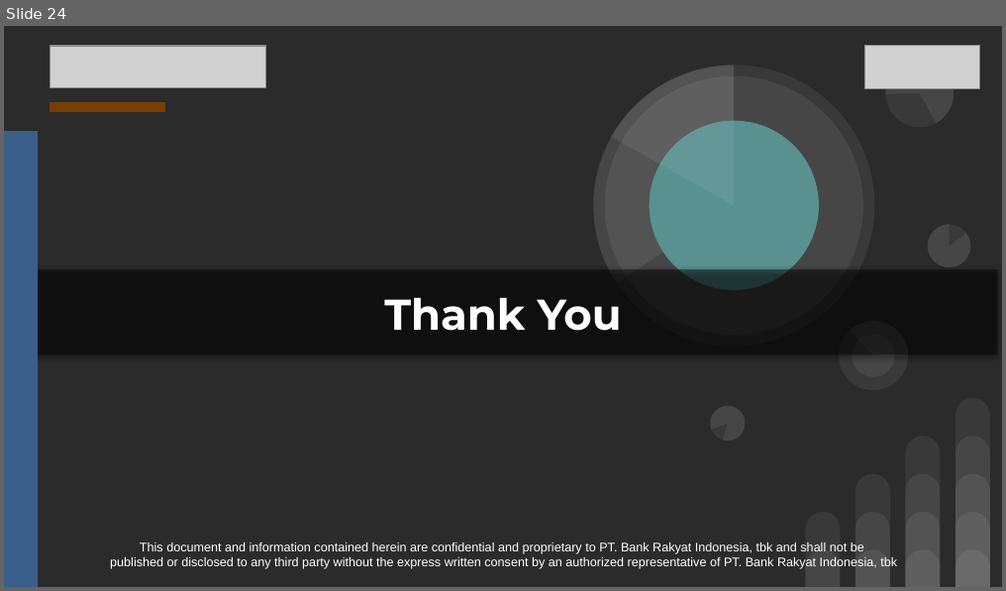
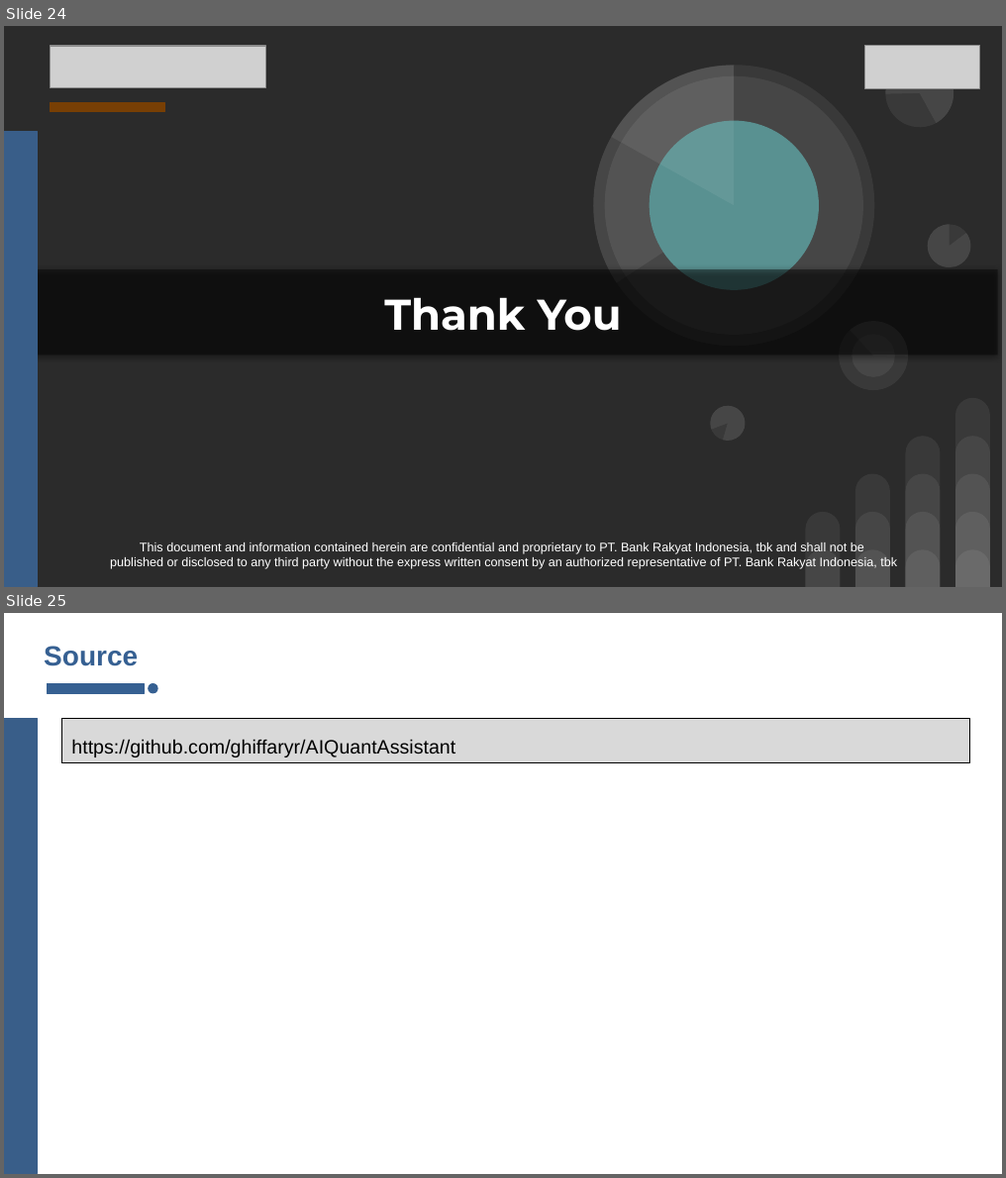
Before and after one commit to ghiffaryr/AIQuantAssistant, a slide deck: docs/PPT.pptx. Shown one above the other, each under a label of ours: slide 24 before the commit, slides 24 and 25 after it. The pictures are 1006x591 and 1006x1178 pixels, drawn with LibreOffice and Linux fonts; fonts in the diff are those of the drawing; grey boxes stand for pictures; background and template pictures are left out; a plain dark background stands for a picture behind light text. Boxes give left, top, right and bottom in pixels: in the first picture for what was removed or moved away, otherwise in the second. Text is boxed around its words. In the diff, an @@ line names an element or a change of style, - is before the commit and + after.

Commit message:
alpha: Update PPT

```diff
--- a/docs/PPT.pptx
+++ b/docs/PPT.pptx
@@ slide 25 added at (4, 613, 1002, 1174), background #FFFFFF @@
@@ title added at (44, 646, 138, 666), 20 pt, text #366092, bold @@
+Source
@@ rectangle added at (47, 684, 144, 693), fill #366092, outline #366092 0.75 pt @@
@@ ellipse added at (149, 684, 157, 693), fill #366092, outline #366092 0.75 pt @@
@@ rectangle added at (4, 719, 37, 1174), fill #395E89, outline #395E89 0.75 pt @@
@@ rectangle added at (61, 719, 970, 763), fill #D9D9D9, outline #000000 0 pt, 14 pt, text #000000 @@
+https://github.com/ghiffaryr/AIQuantAssistant
```
